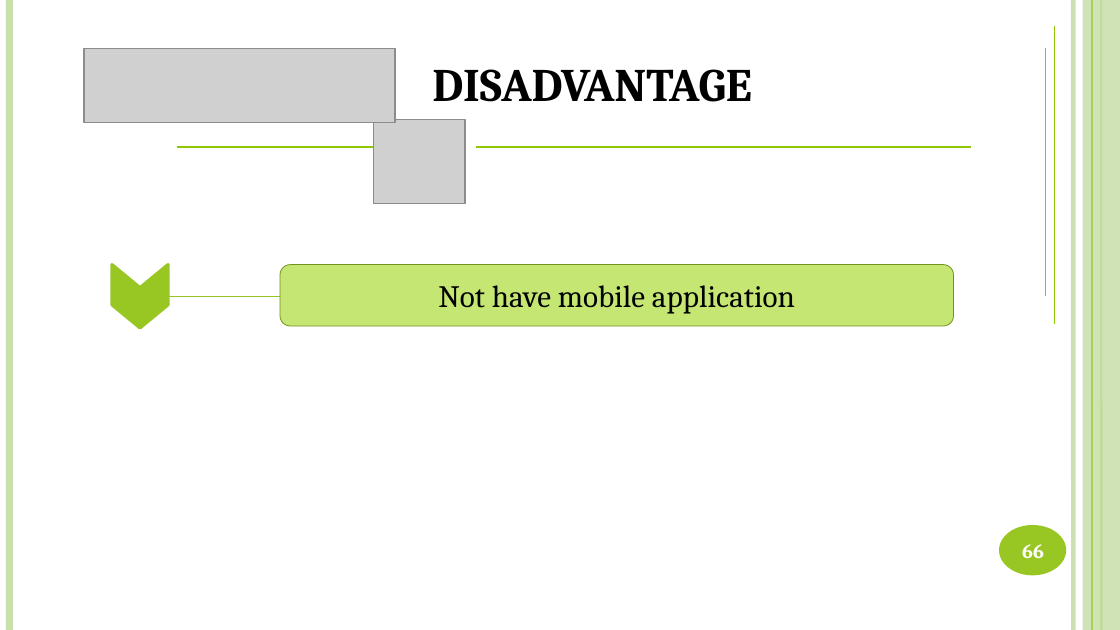
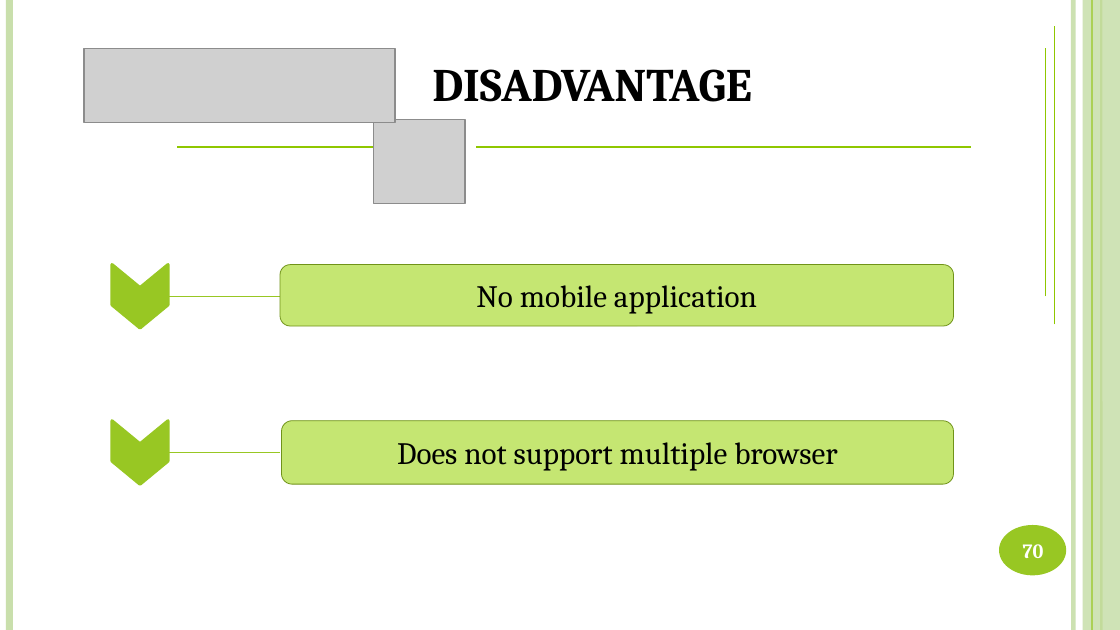
Before and after one commit to DanhLT2/Slide-Unistar, a slide deck: slide 70 of Slide-UniStar/UniStar.pptx (slide 66 before the commit). Drawn at 1120x630 pixels with LibreOffice and Linux fonts; fonts in the diff are those of the drawing; grey boxes stand for pictures. Boxes give left, top, right and bottom in pixels: in the first picture for what was removed or moved away, otherwise in the second. Text is boxed around its words. In the diff, an @@ line names an element or a change of style, - is before the commit and + after.

```diff
--- a/Slide-UniStar/UniStar.pptx
+++ b/Slide-UniStar/UniStar.pptx
@@ text in rounded rectangle at [476, 285, 757, 314]: text changed @@
-Not have mobile application
+No mobile application
@@ chevron added at [113, 421, 169, 484], fill #98C723, outline #98C723 2 pt @@
@@ rounded rectangle added at [281, 421, 953, 485], fill #C5E672, outline #70931A 0.5 pt, 20 pt, text #000000 @@
+Does not support multiple browser
@@ line added from (168, 452) to (280, 452), #98C723 1 pt @@
@@ page number at [1023, 544, 1044, 558]: text changed @@
-66
+70
```
Also in this commit, not shown: 6 other slides changed, 3 slides added, 1 slide removed.
